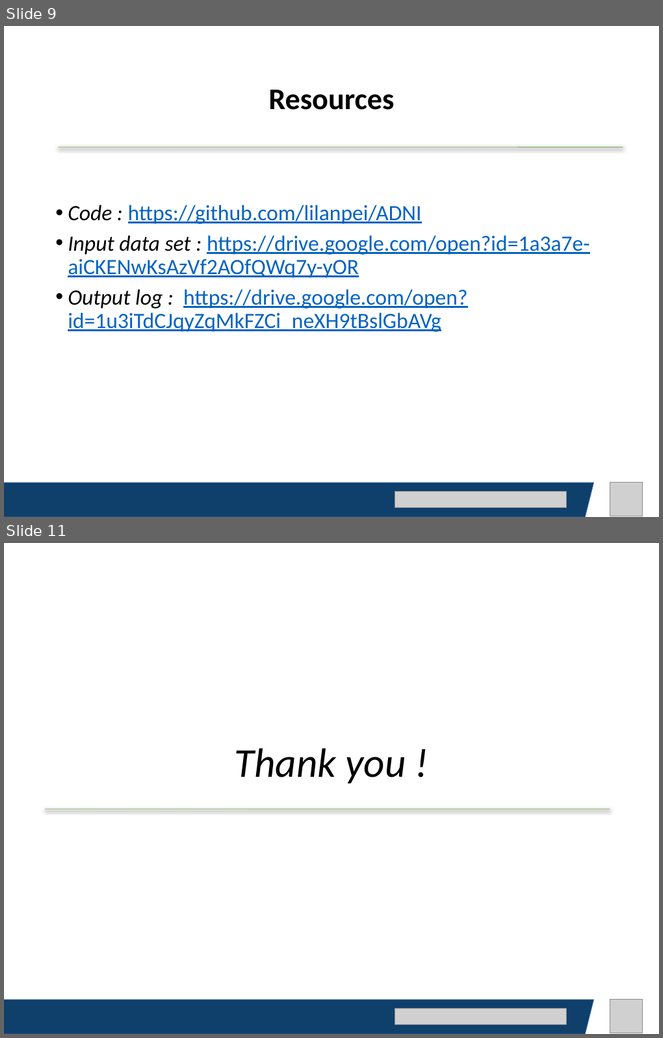
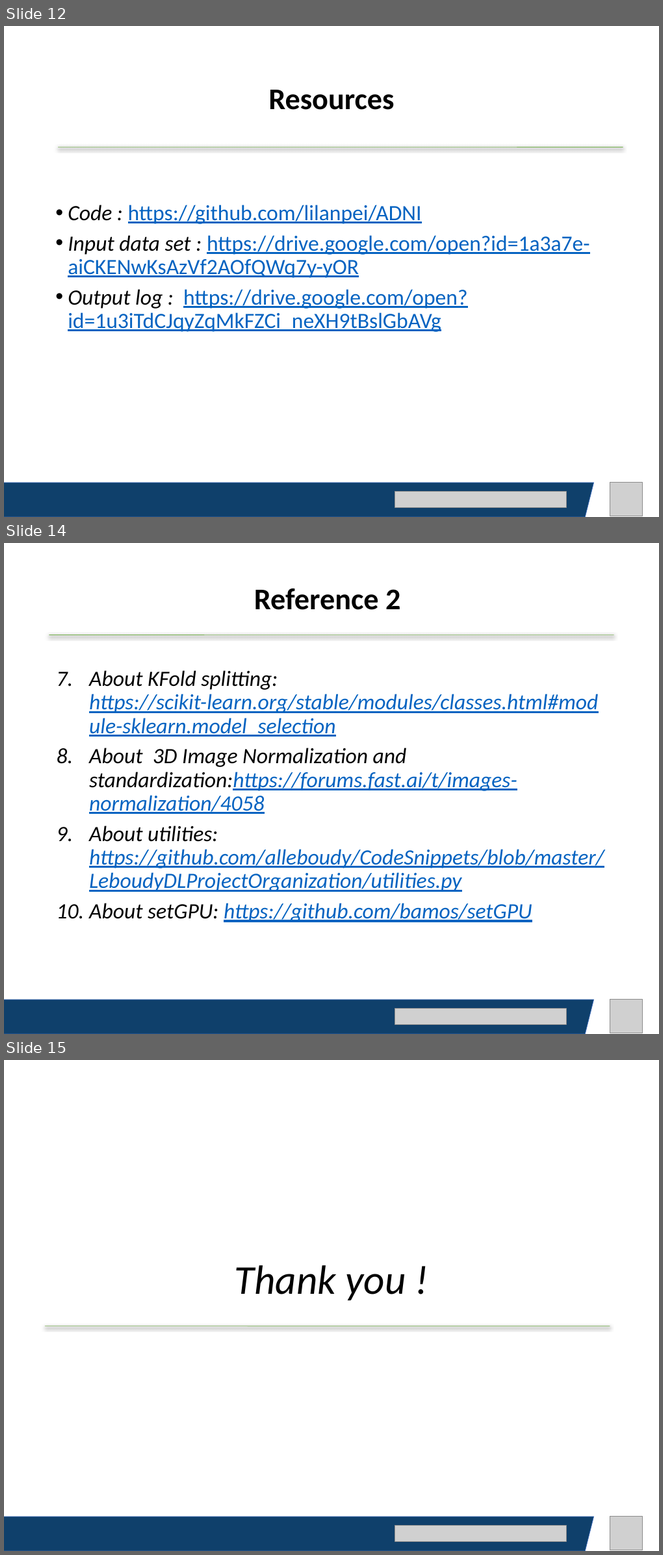
Before and after one commit to lilanpei/ADNI, a slide deck: ISPR_Final_Project_report_LanpeiLi.pptx. Shown one above the other, each under a label of ours: slides 9 and 11 before the commit, slides 12, 14 and 15 after it; the slides between them are not shown. The pictures are 663x1038 and 663x1555 pixels, drawn with LibreOffice and Linux fonts; fonts in the diff are those of the drawing; grey boxes stand for pictures. Boxes give left, top, right and bottom in pixels: in the first picture for what was removed or moved away, otherwise in the second. Text is boxed around its words. In the diff, an @@ line names an element or a change of style, - is before the commit and + after.

```diff
--- a/ISPR_Final_Project_report_LanpeiLi.pptx
+++ b/ISPR_Final_Project_report_LanpeiLi.pptx
@@ slide 14 added at (4, 543, 659, 1034), background #FFFFFF @@
@@ title added at (254, 589, 400, 610), 33 pt, text #000000, bold @@
+Reference 2
@@ line added from (50, 635) to (614, 635), #70AD47 0.5 pt @@
@@ text added at (89, 670, 605, 923), 24 pt, text #0563C1, italic, underline @@
+7. About KFold splitting: https://scikit-learn.org/stable/modules/classes.html#module-sklearn.model_selection
+8. About 3D Image Normalization and standardization:https://forums.fast.ai/t/images-normalization/4058
+9. About utilities: https://github.com/alleboudy/CodeSnippets/blob/master/LeboudyDLProjectOrganization/utilities.py
+10. About setGPU: https://github.com/bamos/setGPU
@@ parallelogram added at (4, 1000, 594, 1034), fill #0F406B, outline #4472C4 0.5 pt @@
@@ picture added at (395, 1009, 567, 1025) @@
@@ picture added at (610, 1000, 643, 1033) @@
@@ what was slide 9 is now slide 12 @@
@@ what was slide 11 is now slide 15 @@
```
Also in this commit, not shown: 6 slides changed, 3 other slides added.
